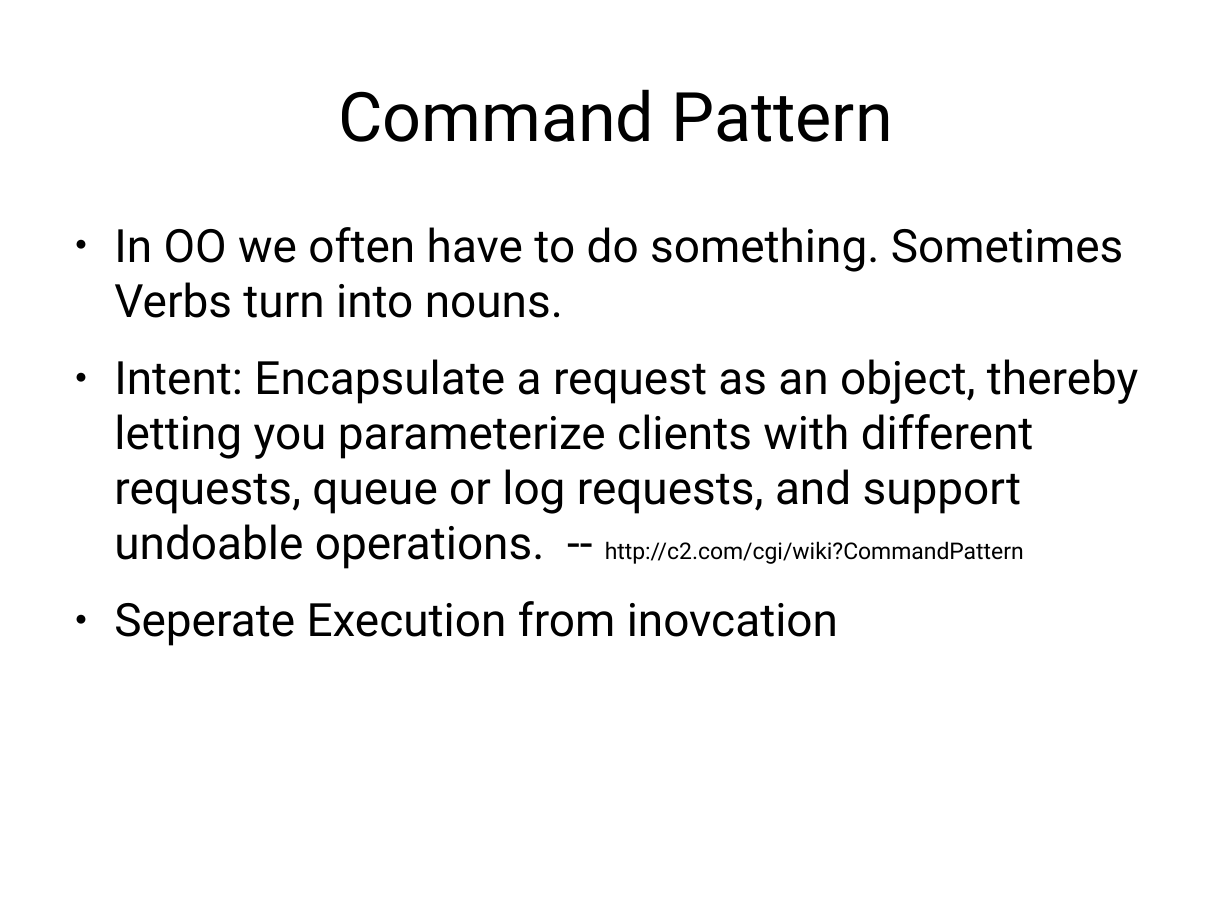
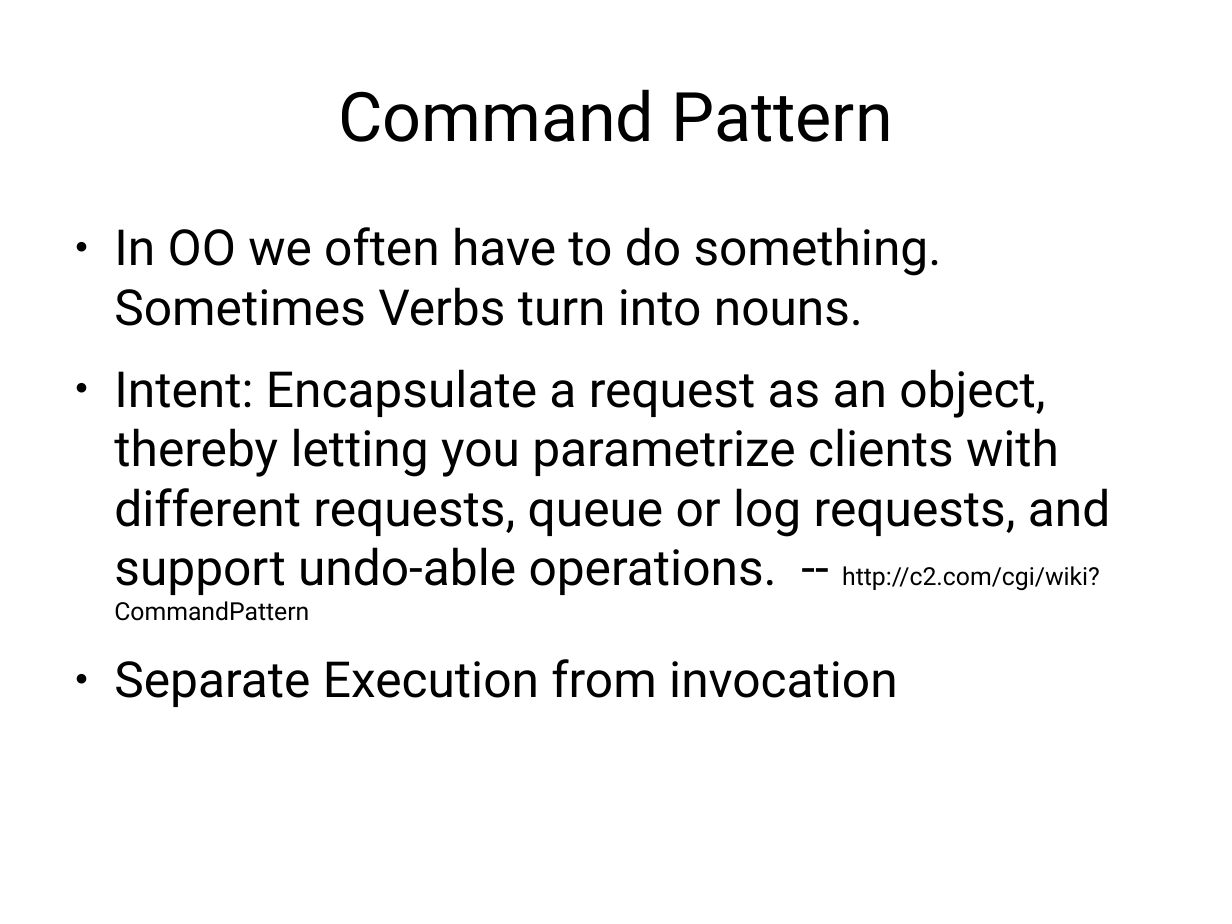
Before and after one commit to abramhindle/ruby-design-patterns, a slide deck: slide 13 of ruby-design-patterns-partI.odp. Drawn at 1232x924 pixels with LibreOffice and Linux fonts; fonts in the diff are those of the drawing. Boxes give left, top, right and bottom in pixels: in the first picture for what was removed or moved away, otherwise in the second. Text is boxed around its words. In the diff, an @@ line names an element or a change of style, - is before the commit and + after.

```diff
--- a/ruby-design-patterns-partI.odp
+++ b/ruby-design-patterns-partI.odp
@@ text at bbox=[114, 227, 942, 326]: size 29.6 to 32 pt in "In OO we often have to do ..." @@
@@ text at bbox=[114, 369, 1110, 707]: text changed; size 29.6 to 32 pt @@
-● Intent: Encapsulate a request as an object, thereby letting you parameterize clients with different requests, queue or log requests, and support undoable operations. -- http://c2.com/cgi/wiki?CommandPattern
-● Seperate Execution from inovcation
+● Intent: Encapsulate a request as an object, thereby letting you parametrize clients with different requests, queue or log requests, and support undo-able operations. -- http://c2.com/cgi/wiki?CommandPattern
+● Separate Execution from invocation
```
Also in this commit, not shown: 1 other slide changed, 2 other files.
